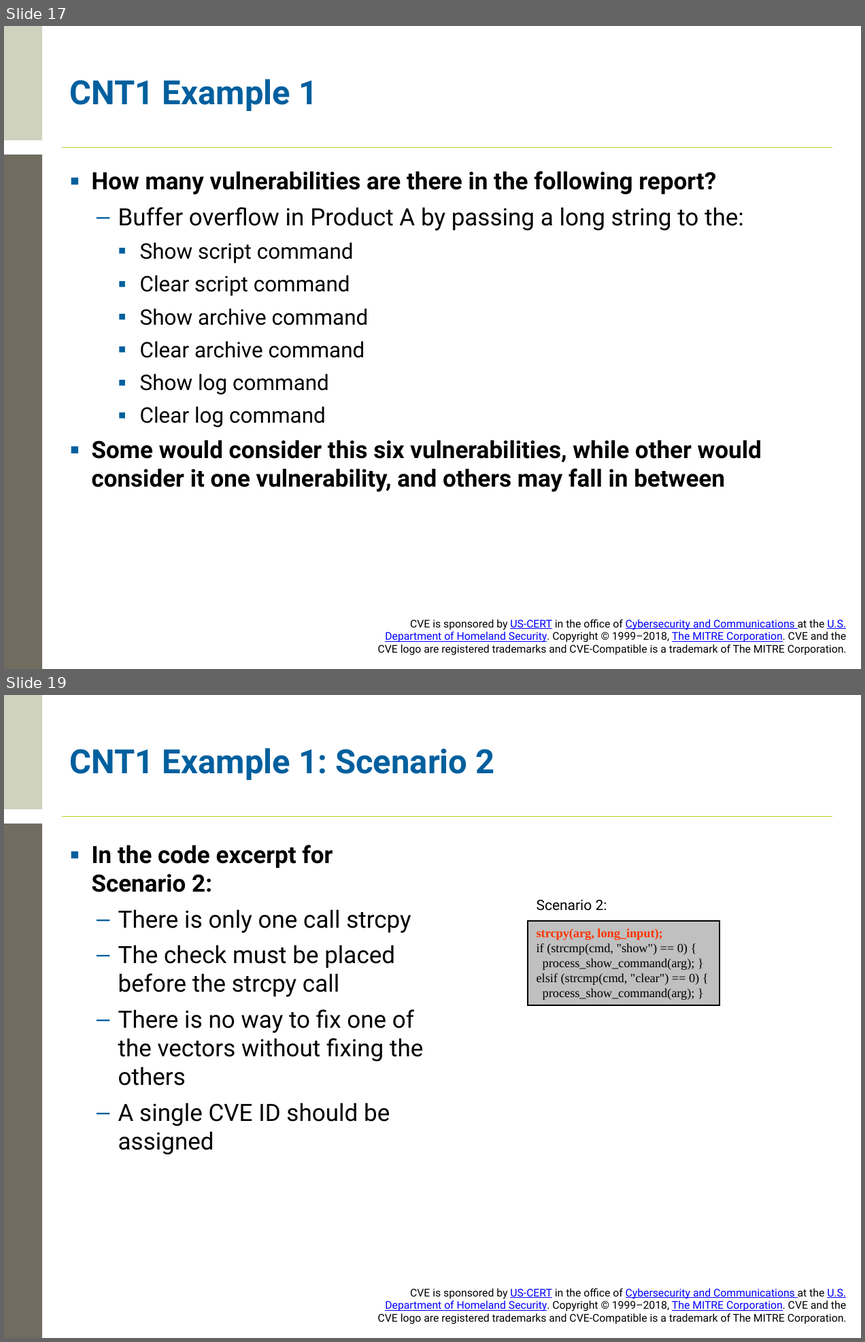
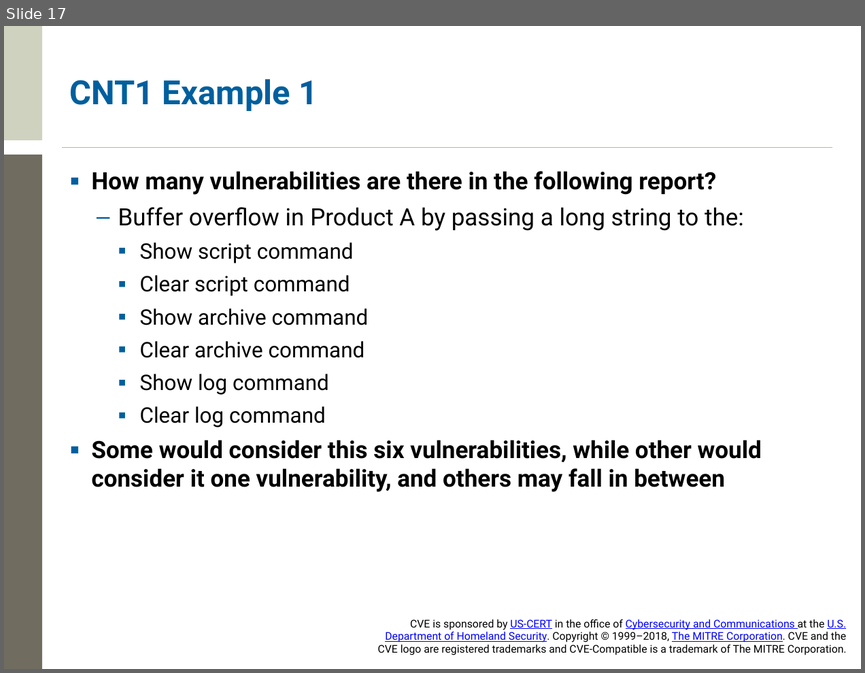
Before and after one commit to CVEProject/cveproject.github.io, a slide deck: docs/cna/CVE Counting Rules Training.pptx. Shown one above the other, each under a label of ours: slides 17 and 19 before the commit, slide 17 after it; the slides between them are not shown. The pictures are 865x1342 and 865x673 pixels, drawn with LibreOffice and Linux fonts; fonts in the diff are those of the drawing; background and template pictures are left out. Boxes give left, top, right and bottom in pixels: in the first picture for what was removed or moved away, otherwise in the second. Text is boxed around its words. In the diff, an @@ line names an element or a change of style, - is before the commit and + after.

Commit message:
Change CNT 1 Example 1

```diff
--- a/docs/cna/CVE Counting Rules Training.pptx
+++ b/docs/cna/CVE Counting Rules Training.pptx
@@ slide 19 removed at <box>4,695,861,1338</box>, background #FFFFFF; not listed: 4 template elements that a slide beside it also shows @@
@@ title removed at <box>70,748,495,780</box> @@
-CNT1 Example 1: Scenario 2
@@ text removed at <box>92,845,423,1155</box> @@
-▪ In the code excerpt for Scenario 2:
-  – There is only one call strcpy
-  – The check must be placed before the strcpy call
-  – There is no way to fix one of the vectors without fixing the others
-  – A single CVE ID should be assigned
@@ text removed at <box>536,900,607,911</box> @@
-Scenario 2:
@@ rectangle removed at <box>528,920,719,1004</box> @@
-strcpy(arg, long_input);
-if (strcmp(cmd, "show") == 0) {
-process_show_command(arg); }
-elsif (strcmp(cmd, "clear") == 0) {
-process_show_command(arg); }
```
Also in this commit, not shown: 19 slides changed, 1 slide added, 1 other slide removed.
